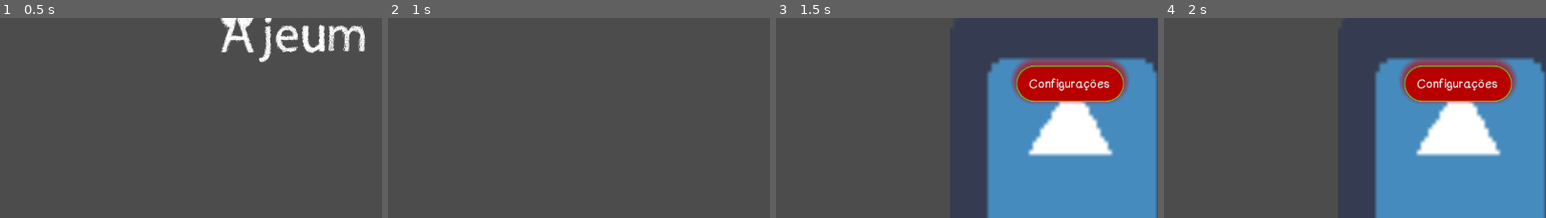
Above: before the commit, frames 1-4 (left to right).
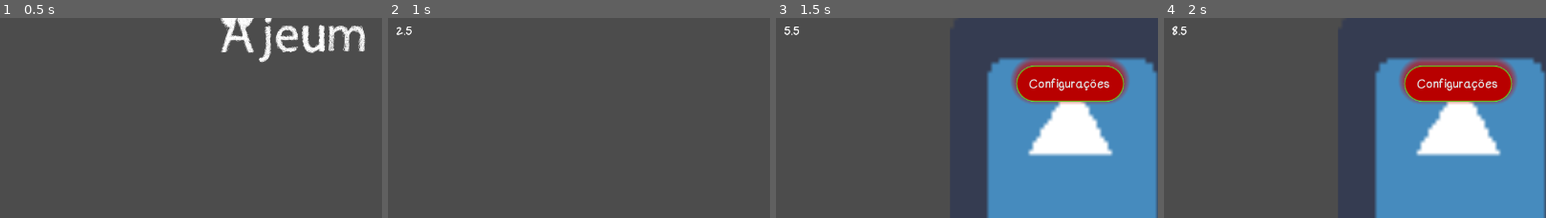
Above: after the commit, the same moments.

Repository: nathanalvez/Ajeum
Game: Godot game, scene res://Scenes/StartScene.tscn
Same seed, same stepped clock (60 frames per second), same inputs: the game is played once before the commit and once after it. The engine's default icon, where the game draws it, is replaced by a stand-in: a white triangle on a blue panel in a dark square.
Inputs:
- Up to frame 1 (0.5 s): no input
- Up to frame 2 (1 s): click "Start" at 0.5 s
- Up to frame 3 (1.5 s): click "Pause" at 1.25 s
- Up to frame 4 (2 s): no input
The pictures show only the part of the screen within x 12-62%, y 22-71%; the shares and areas given below are measured in that part.

Frame 1 is identical in both runs. In frame 2, less than 0.1% of the frame differs, in the area x 2-7%, y 4-9%; in frame 3, less than 0.1%; in frame 4, less than 0.1%, in the area x 2-6%, y 3-9%.

Commit message:
Signals lesson

Diff:
--- a/HUD's/HUD_Main.tscn
+++ b/HUD's/HUD_Main.tscn
@@ -1,9 +1,11 @@
-[gd_scene load_steps=7 format=2]
+[gd_scene load_steps=10 format=2]
 
 [ext_resource path="res://Images/icon.png" type="Texture" id=1]
 [ext_resource path="res://HUD's/Styles/Button_Text.tres" type="DynamicFont" id=2]
 [ext_resource path="res://HUD's/HUD_Scripts/HUD_Main_Principal.gd" type="Script" id=3]
 [ext_resource path="res://HUD's/HUD_Scripts/Main_Menu.gd" type="Script" id=4]
+[ext_resource path="res://Scripts/Label.gd" type="Script" id=5]
+[ext_resource path="res://Fonts/ComicNeueSansID.ttf" type="DynamicFontData" id=6]
 
 [sub_resource type="StyleBoxFlat" id=1]
 bg_color = Color( 0, 1, 0.976471, 1 )
@@ -24,6 +26,10 @@
 shadow_color = Color( 0.780392, 0, 0, 0.6 )
 shadow_size = 11
 shadow_offset = Vector2( 0, -5.002 )
+
+[sub_resource type="DynamicFont" id=3]
+size = 20
+font_data = ExtResource( 6 )
 
 [node name="HUD_Main" type="CanvasLayer"]
 
@@ -93,5 +99,14 @@
 custom_fonts/font = ExtResource( 2 )
 text = "X"
 
+[node name="Label" type="Label" parent="."]
+margin_left = 161.0
+margin_top = 154.0
+margin_right = 273.0
+margin_bottom = 180.0
+custom_fonts/font = SubResource( 3 )
+text = "Placeholder"
+script = ExtResource( 5 )
+
 [connection signal="pressed" from="Principal/Pause" to="Menu" method="_on_Pause_pressed"]
 [connection signal="pressed" from="Menu/TextureRect/Exit" to="Menu" method="_on_Exit_pressed"]
--- a/Scenes/Main.tscn
+++ b/Scenes/Main.tscn
@@ -3,7 +3,7 @@
 [ext_resource path="res://Images/icon.png" type="Texture" id=1]
 [ext_resource path="res://Scripts/Player.gd" type="Script" id=2]
 [ext_resource path="res://HUD's/HUD_Main.tscn" type="PackedScene" id=3]
-[ext_resource path="res://Scenes/Cliente.gd" type="Script" id=4]
+[ext_resource path="res://Scripts/Cliente.gd" type="Script" id=4]
 
 [sub_resource type="RectangleShape2D" id=1]
 extents = Vector2( 31, 29.5 )
@@ -39,3 +39,8 @@
 [node name="CollisionShape2D" type="CollisionShape2D" parent="Cliente"]
 position = Vector2( 1, 0 )
 shape = SubResource( 2 )
+
+[connection signal="StateMachine" from="Cliente" to="HUD_Main/Label" method="_on_Cliente_StateMachine"]
+[connection signal="delay" from="Cliente" to="HUD_Main/Label" method="_on_Cliente_delay"]
+
+[editable path="HUD_Main"]
--- a/Scenes/Cliente.gd
+++ b/Scripts/Cliente.gd
@@ -1,4 +1,7 @@
 extends KinematicBody2D
+
+signal delay (countValue)
+signal StateMachine (current)
 
 enum TipoCliente {
 	Normal,
@@ -10,8 +13,9 @@
 	Walking, #<<<<<<<<<<<<<<<
 	Ordering,
 	Waiting,
-	ProibindoComicSans
 }
+
+var count = 0
 
 export var nome = ""
 
@@ -27,6 +31,10 @@
 	print(type)
 
 func _physics_process(delta):
+	count += 0.1
+	emit_signal("delay", count)
+	emit_signal("StateMachine", currentState)
+
 	match currentState:
 		States.Walking:
 			Walk()
--- /dev/null
+++ b/Scripts/Label.gd
@@ -0,0 +1,20 @@
+extends Label
+
+# Called when the node enters the scene tree for the first time.
+func _ready():
+	pass
+
+
+# Called every frame. 'delta' is the elapsed time since the previous frame.
+func _process(delta):
+		pass
+
+
+
+func _on_Cliente_StateMachine(current):
+	#text = str(current)
+	pass
+
+
+func _on_Cliente_delay(countValue):
+	text = str(countValue)
